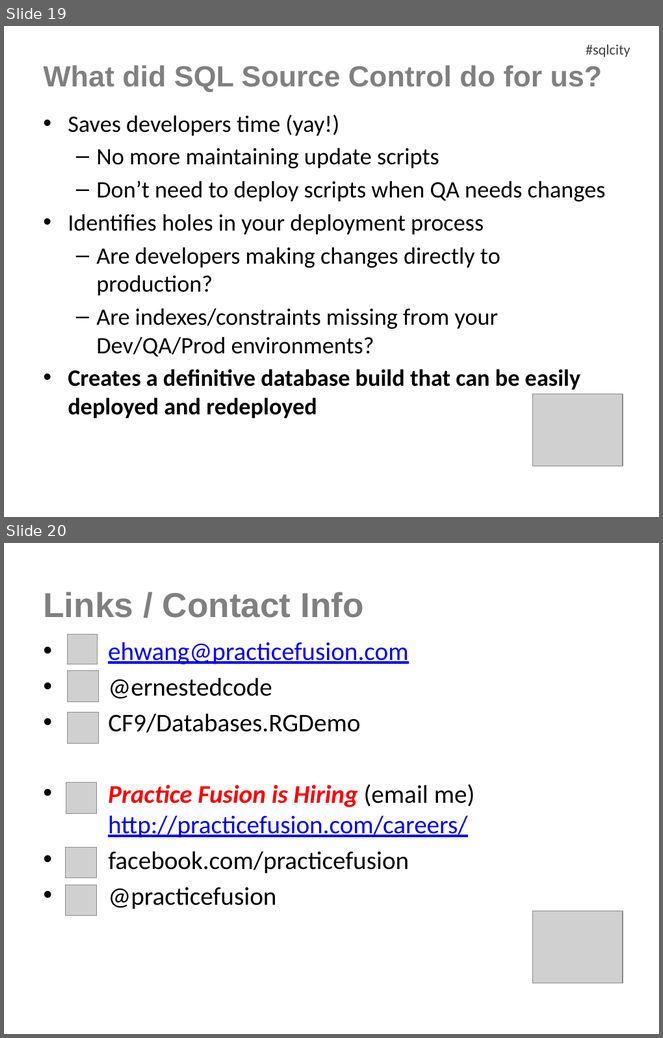
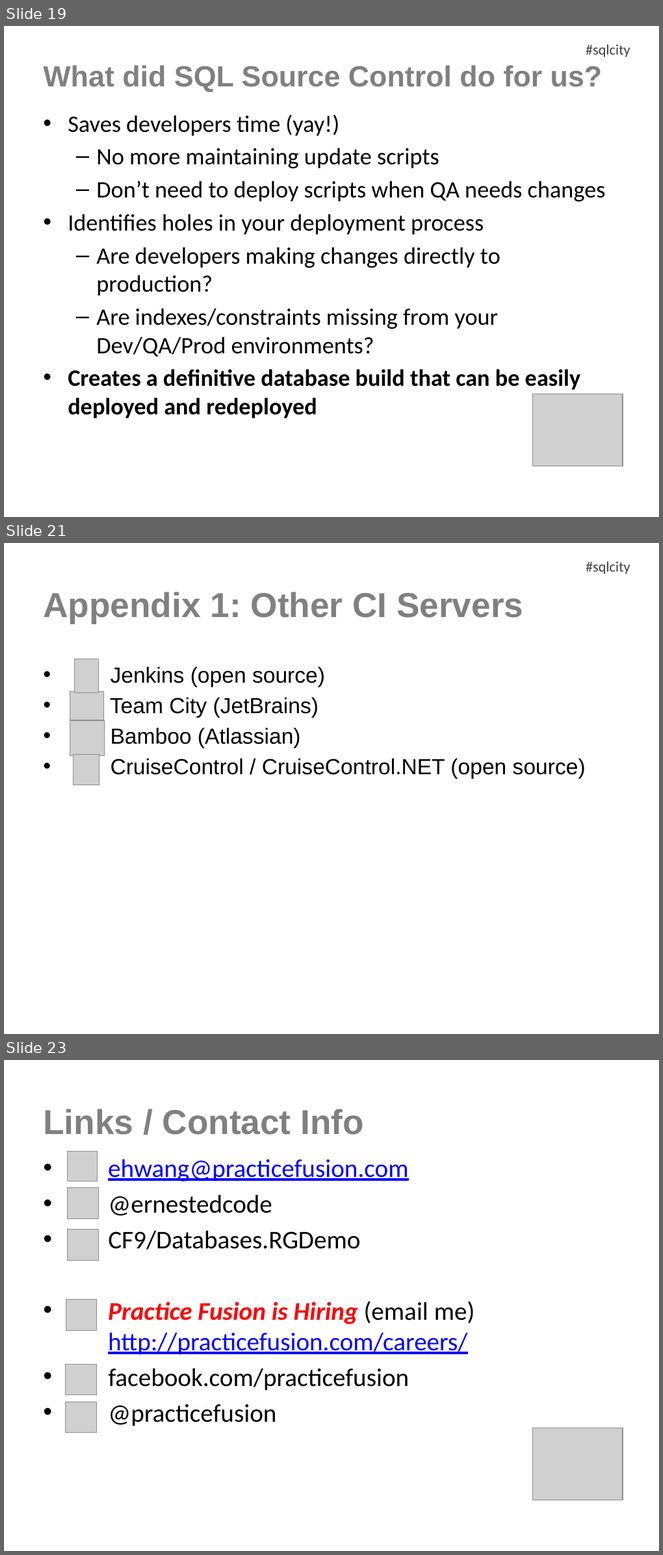
Before and after one commit to CF9/Databases.RGDemo, a slide deck: SQL in the City 2012 - Ernest Hwang.pptx. Shown one above the other, each under a label of ours: slides 19 and 20 before the commit, slides 19, 21 and 23 after it; the slides between them are not shown. The pictures are 663x1038 and 663x1555 pixels, drawn with LibreOffice and Linux fonts; fonts in the diff are those of the drawing; grey boxes stand for pictures; background and template pictures are left out. Boxes give left, top, right and bottom in pixels: in the first picture for what was removed or moved away, otherwise in the second. Text is boxed around its words. In the diff, an @@ line names an element or a change of style, - is before the commit and + after.

```diff
--- a/SQL in the City 2012 - Ernest Hwang.pptx
+++ b/SQL in the City 2012 - Ernest Hwang.pptx
@@ slide 21 added at (4, 543, 659, 1034), background picture (left out) @@
@@ text added at (586, 561, 631, 574), 16 pt, text #404040 @@
+#sqlcity
@@ title added at (43, 592, 523, 624), 38 pt, text #808080, bold @@
+Appendix 1: Other CI Servers
@@ picture added at (75, 659, 99, 693) @@
@@ text added at (110, 667, 586, 779), 24 pt, text #000000 @@
+• Jenkins (open source)
+• Team City (JetBrains)
+• Bamboo (Atlassian)
+• CruiseControl / CruiseControl.NET (open source)
@@ picture added at (70, 692, 104, 720) @@
@@ picture added at (70, 720, 105, 756) @@
@@ picture added at (74, 755, 100, 785) @@
@@ what was slide 20 is now slide 23 @@
```
Also in this commit, not shown: 5 slides changed, 2 other slides added.
